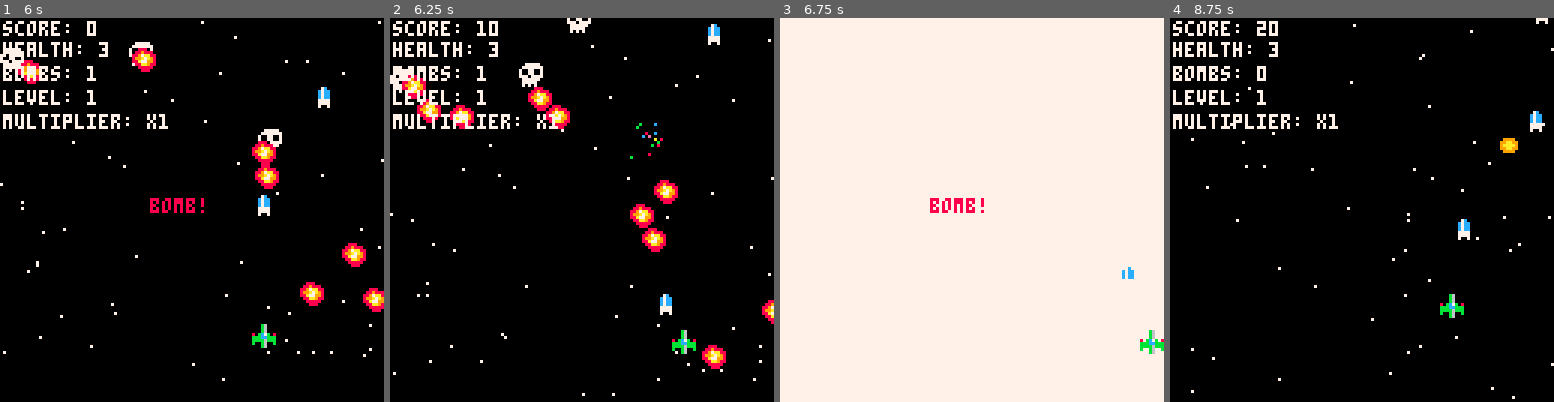
Above: before the commit, frames 1-4 (left to right).
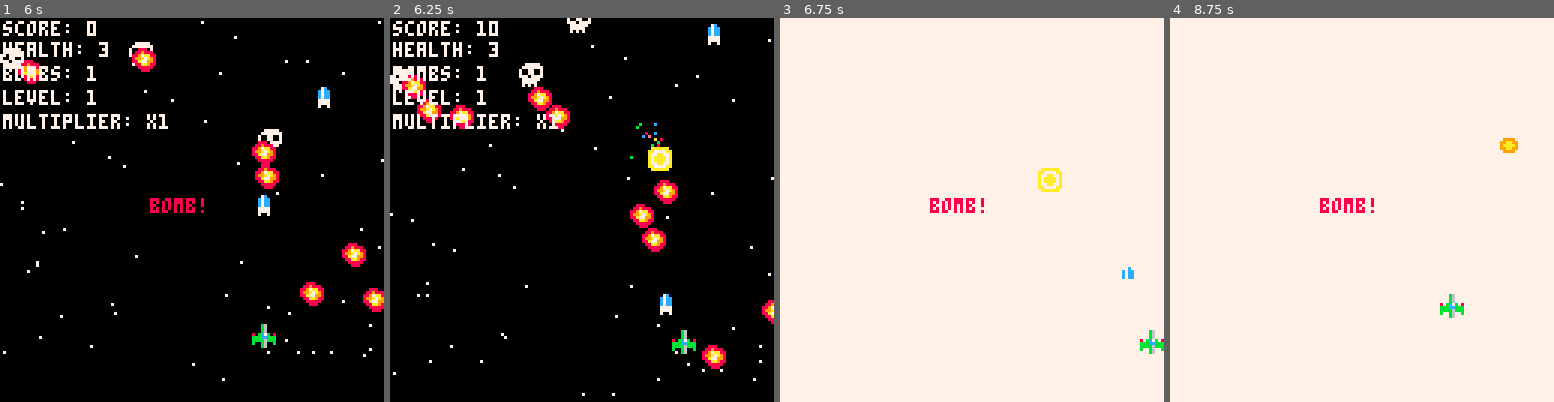
Above: after the commit, the same moments.

Repository: goblindriver/murdercrab
Game: PICO-8 cartridge shmup a2.p8
Two runs of this game, one before a commit and one after it. Both use one fixed random seed, a clock stepped at 60 frames per second and the inputs below.
Inputs:
- Up to frame 1 (6 s): tap X (X key) at 0.33, 1.07, 1.85, 2.97, 4.08, 5.2 s; tap O (Z key) at 0.7, 1.7, 2.1, 2.5, 2.9, 3.3, 3.7, 4.1, 4.5, 4.9, 5.3, 5.7 s; hold Right 1.6-2.1 s; hold Up 2.15-2.42 s; hold Right 2.47-3.03 s; hold Left 3.08-3.58 s; hold Down 3.63-3.97 s; hold Right 4.02-4.68 s; hold Up 4.73-5.03 s; hold Left 5.08-5.68 s; hold Down from 5.73 s (still down)
- Up to frame 2 (6.25 s): release Down at 6.03 s; hold Right from 6.08 s (still down); tap O (Z key) at 6.1 s
- Up to frame 3 (6.75 s): tap X (X key) at 6.32 s; tap O (Z key) at 6.5 s; release Right at 6.58 s; hold Right from 6.63 s (still down)
- Up to frame 4 (8.75 s): tap O (Z key) every 0.4 s from 6.9 to 8.5 s; release Right at 7.13 s; hold Up 7.18-7.45 s; tap X (X key) at 7.43, 8.55 s; hold Right 7.5-8.07 s; hold Left 8.12-8.62 s; hold Down from 8.67 s (still down)

Frame 1 is identical in both runs. In frame 2, 0.4% of the frame differs, in the area x 67-74%, y 33-40%; in frame 3, 0.2%; in frame 4, 97%, in the area x 0-100%, y 0-100%.

Commit message:
fix all 12 shmup bugs: warp sin, credit spending, game states, boss sprites, collisions, powerups, duplicates
Agent-Logs-Url: https://github.com/goblindriver/shmup/sessions/15ca483b-a76b-425e-8e06-c4c55eb94e4f

Co-authored-by: goblindriver <13559386+goblindriver@users.noreply.github.com>

Diff:
--- a/shmup a2.p8
+++ b/shmup a2.p8
@@ -1,11 +1,6 @@
 pico-8 cartridge // http://www.pico-8.com
 version 42
 __lua__
-------------------------------
--- define pi for warp effect
-------------------------------
-pi = 3.14159
-
 ------------------------------
 -- global variables & level progression
 ------------------------------
@@ -34,7 +29,7 @@
 -- score variables
 ------------------------------
 score = 0
-score_streak = 5       -- starting streak (resets on damage)
+score_streak = 0       -- starting streak (resets on damage)
 score_multiplier = 1   -- increases by 1 every 5 score items
 final_score = 0        -- stored final score when game ends
 
@@ -68,7 +63,7 @@
   local spd_mult = 1
   if warp_time > 0 then
     local ratio = 1 - warp_time / warp_duration  -- goes from 0 to 1
-    spd_mult = 1 + sin(pi * ratio) * 19   -- ramps up to ~20れ❎ at mid-warp then back to 1
+    spd_mult = 1 - sin(ratio * 0.5) * 19  -- ramps up to ~20x at mid-warp then back to 1
   end
   for star in all(starfield) do
     star.y += star.speed * spd_mult
@@ -88,7 +83,7 @@
   if warp_time > 0 then
     -- draw each star as a vertical streak.
     local ratio = 1 - warp_time / warp_duration
-    local spd_mult = 1 + sin(pi * ratio) * 19
+    local spd_mult = 1 - sin(ratio * 0.5) * 19
     for star in all(starfield) do
       -- use the multiplier to determine the streak length:
       line(star.x, star.y, star.x, star.y - spd_mult, star.col)
@@ -567,6 +562,7 @@
 
   if game_over then
     if credits > 0 and btnp(5) then
+      credits -= 1
       credits_used += 1
       game_over = false
       player.health = 3
@@ -576,6 +572,7 @@
       sfx(4)
       printh("continue! credits remaining: " .. credits)
     elseif btnp(4) then
+      game_state = "menu"
       init_game()
     end
     return
@@ -671,7 +668,7 @@
           del(bullets, bullet)
           if rnd(1) < 0.5 then
             spawn_powerup(enemy.x, enemy.y, "score", 100)
-          elseif rnd(1) < 0.5 then
+          else
             local ptype = (rnd(1) < 0.5) and "bomb" or "double"
             spawn_powerup(enemy.x, enemy.y, ptype)
           end
@@ -703,17 +700,31 @@
       end
     end
 
-    if enemy.y > 128 then
+    if not bomb_active and not enemy.type and collides(enemy, player) then
+      create_explosion(enemy.x, enemy.y, 1)
       del(enemies, enemy)
+      if player.power then
+        player.power = false
+      else
+        player.health -= 1
+        score_streak = 0
+        score_multiplier = 1
+      end
+      if player.health <= 0 then
+        create_explosion(player.x, player.y, 2)
+        game_over = true
+      end
+    elseif enemy.y > 128 then
+      del(enemies, enemy)
     end
   end
 
   if phase == "level_complete" and not boss_exists("final_boss") then
-    warp_time = warp_duration
     enemy_bullets = {}
     bullets = {}
     current_level += 1
     if current_level <= 5 then
+      warp_time = warp_duration
       printh("final boss defeated. warping to level " .. current_level)
       sfx(5)
     else
@@ -721,6 +732,7 @@
         spawn_true_last_boss()
         phase = "true_last_boss"
       else
+        final_score = score
         game_state = "game_complete"
       end
     end
@@ -768,7 +780,15 @@
   end
 
   for enemy in all(enemies) do
-    spr(enemy.sprite, enemy.x, enemy.y)
+    if enemy.type == "true_last_boss" then
+      spr(enemy.sprite, enemy.x, enemy.y, 4, 4)
+    elseif enemy.type == "final_boss" then
+      spr(enemy.sprite, enemy.x, enemy.y, 3, 3)
+    elseif enemy.type == "mini_boss" then
+      spr(enemy.sprite, enemy.x, enemy.y, 2, 2)
+    else
+      spr(enemy.sprite, enemy.x, enemy.y)
+    end
   end
 
   for bullet in all(enemy_bullets) do
@@ -812,34 +832,6 @@
 end
 
 ------------------------------
--- menu screen (arcade style)
-------------------------------
-function update_menu()
-  if btnp(4) then
-    credits += 1
-    sfx(4)
-    printh("credit inserted! total credits: " .. credits)
-  end
-  if btnp(5) and credits > 0 then
-    credits -= 1
-    credits_used = 1
-    game_state = "game"
-    init_game()
-    sfx(4)
-    printh("game started! credits remaining: " .. credits)
-  end
-end
-
-function draw_menu()
-  cls()
-  draw_starfield()
-  print("insert coin", 35, 40, 7)
-  print("press z to insert credit", 20, 50, 7)
-  print("press x to start", 35, 60, 7)
-  print("credits: " .. credits, 45, 80, 7)
-end
-
-------------------------------
 -- global _update and _draw
 ------------------------------
 function _update()
@@ -848,7 +840,10 @@
   elseif game_state == "game" then
     update_game()
   elseif game_state == "game_complete" then
-    if btnp(4) then init_game() end
+    if btnp(4) then
+      game_state = "menu"
+      init_game()
+    end
   end
 end
 
@@ -870,7 +865,7 @@
   player.power = false
   player.bombs = 3
   score = 0
-  score_streak = 5
+  score_streak = 0
   score_multiplier = 1
   game_over = false
   bullets = {}
@@ -884,6 +879,7 @@
   enemy_kill_count = 0
   phase = "normal"
   warp_time = 0
+  credits_used = 0
   init_starfield()
   explosions = {}
   bomb_effect_timer = 0
